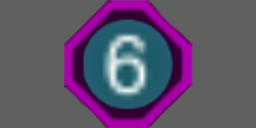
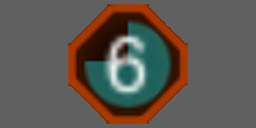
Two versions of the same layered image (256px x 128px). Layer-by-layer changes:
renamed "Transformation" to "Pasted Layer", painted on it over left=64, top=0, right=193, bottom=128
